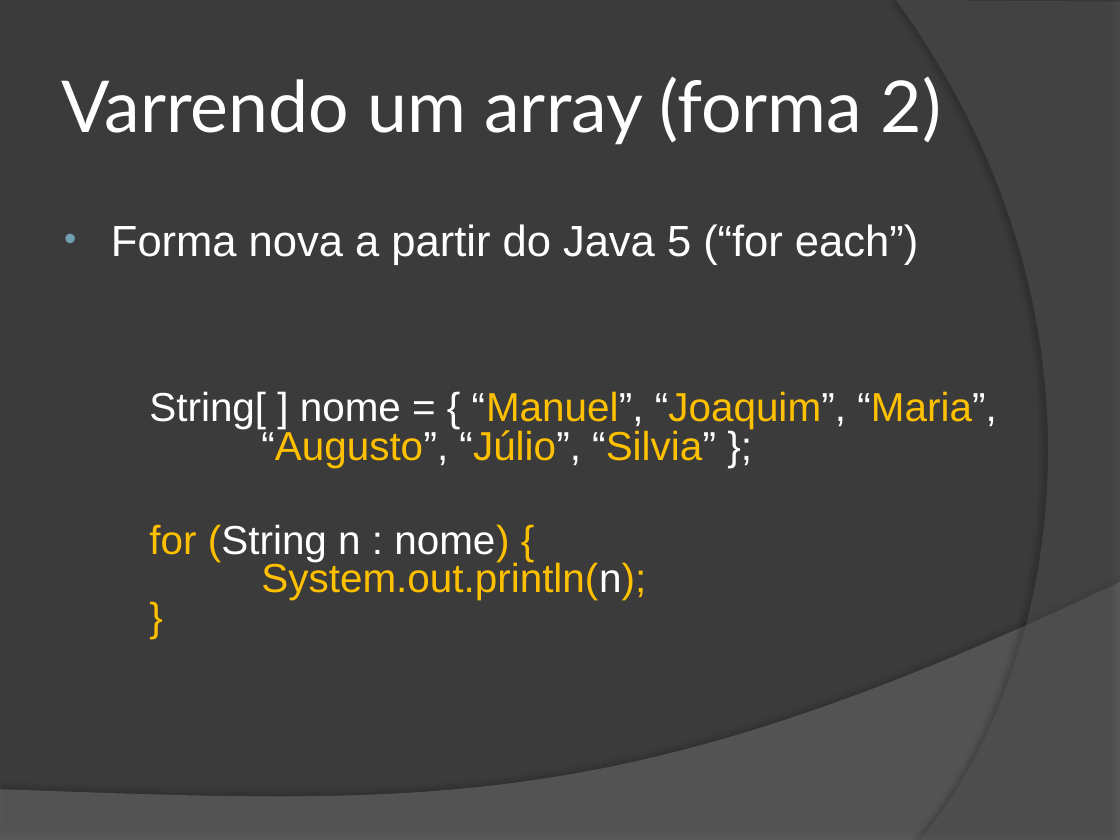
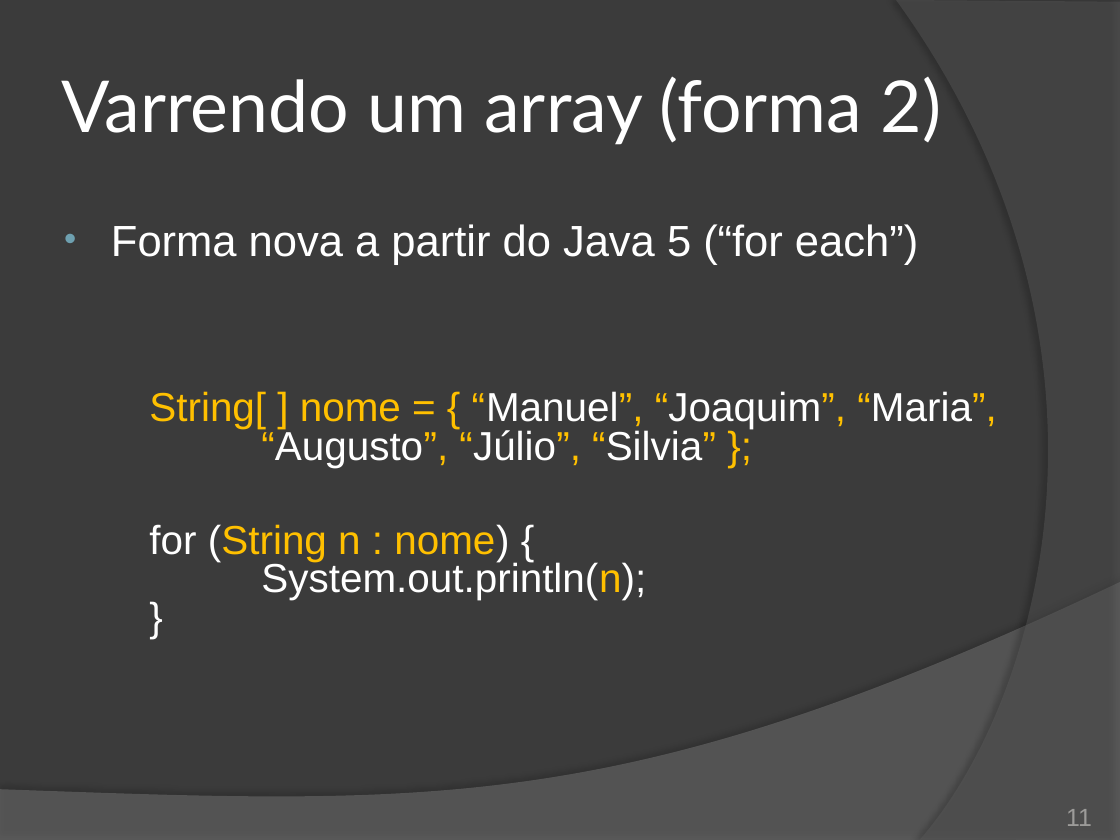
Before and after one commit to duchesqui/slzvieira-training, a slide deck: slide 11 of 2-Java-Programmer-Modulo-II/07.Capitulo02.pptx. Drawn at 1120x840 pixels with LibreOffice and Linux fonts; fonts in the diff are those of the drawing. Boxes give left, top, right and bottom in pixels: in the first picture for what was removed or moved away, otherwise in the second. Text is boxed around its words. In the diff, an @@ line names an element or a change of style, - is before the commit and + after.

```diff
--- a/2-Java-Programmer-Modulo-II/07.Capitulo02.pptx
+++ b/2-Java-Programmer-Modulo-II/07.Capitulo02.pptx
@@ text "String[ ] nome = { ..." at (149, 391, 997, 600): text colour #FFFFFF to #FFC000 in "String[ ] nome = { “Manuel”, “Joaquim”, ...", "(String n : nome) System.out.println(n);"; text colour #FFC000 to #FFFFFF in "“Manuel”, “Joaquim”, “Maria”, “Augusto”, “Júlio”, “Silvia”", "for (String nome) { System.out.println(n); }" @@
@@ page number added at (1066, 809, 1092, 826), 16 pt, text #9D9B9A @@
+11
```
Also in this commit, not shown: 16 other slides changed, 1 slide added, 11 other files.
